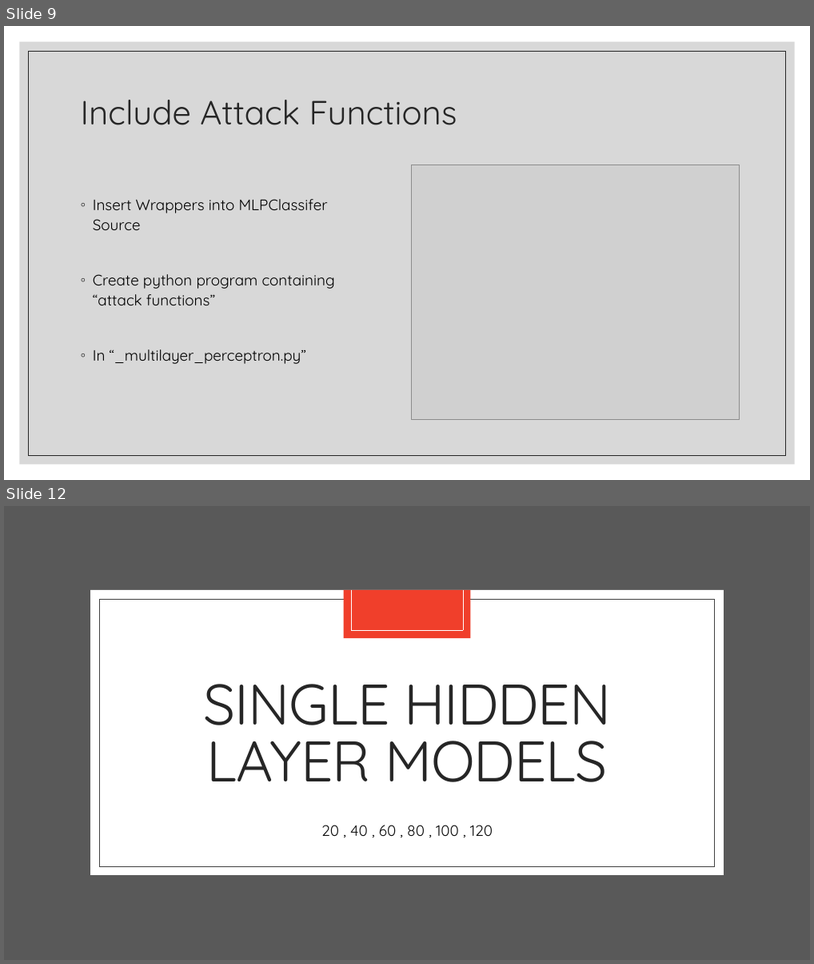
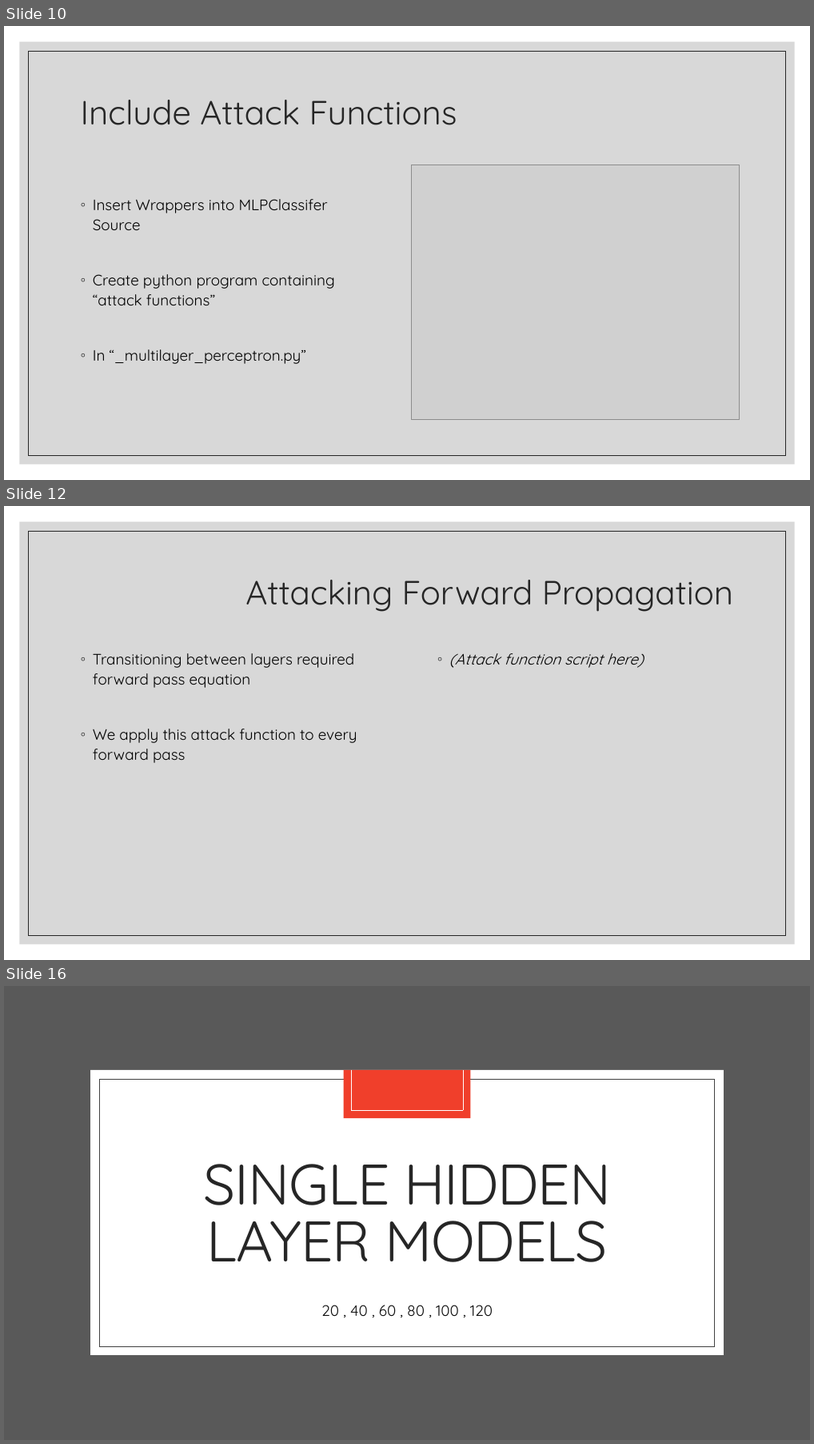
Before and after one commit to landonbuell/Convolutional-Neural-Networks, a slide deck: Presentations/09_04_2020/Modeling Attack Functions.pptx. Shown one above the other, each under a label of ours: slides 9 and 12 before the commit, slides 10, 12 and 16 after it; the slides between them are not shown. The pictures are 814x964 and 814x1444 pixels, drawn with LibreOffice and Linux fonts; fonts in the diff are those of the drawing; grey boxes stand for pictures. Boxes give left, top, right and bottom in pixels: in the first picture for what was removed or moved away, otherwise in the second. Text is boxed around its words. In the diff, an @@ line names an element or a change of style, - is before the commit and + after.

Commit message:
10 April 2020
- Modified ATTACK to include binary trigger condition
- Running program for round to 0 w/ 50/50 external trigger
- Need to create & impliment analysis script
- Modifying powerpoint for 4/13

```diff
--- a/Presentations/09_04_2020/Modeling Attack Functions.pptx
+++ b/Presentations/09_04_2020/Modeling Attack Functions.pptx
@@ slide 12 added at [4, 506, 810, 960], background #FFFFFF; not listed: 2 template elements that a slide beside it also shows @@
@@ title added at [246, 580, 734, 612], 40 pt, text #262626 @@
+Attacking Forward Propagation
@@ text added at [93, 653, 358, 763], 18 pt, text #000000 @@
+◦ Transitioning between layers required forward pass equation
+◦ We apply this attack function to every forward pass
@@ text added at [450, 653, 644, 668], 18 pt, text #000000, italic @@
+◦ (Attack function script here)
@@ what was slide 9 is now slide 10 @@
@@ what was slide 12 is now slide 16 @@
```
Also in this commit, not shown: 1 slide changed, 5 other slides added, 1 slide removed, 5 other files.
